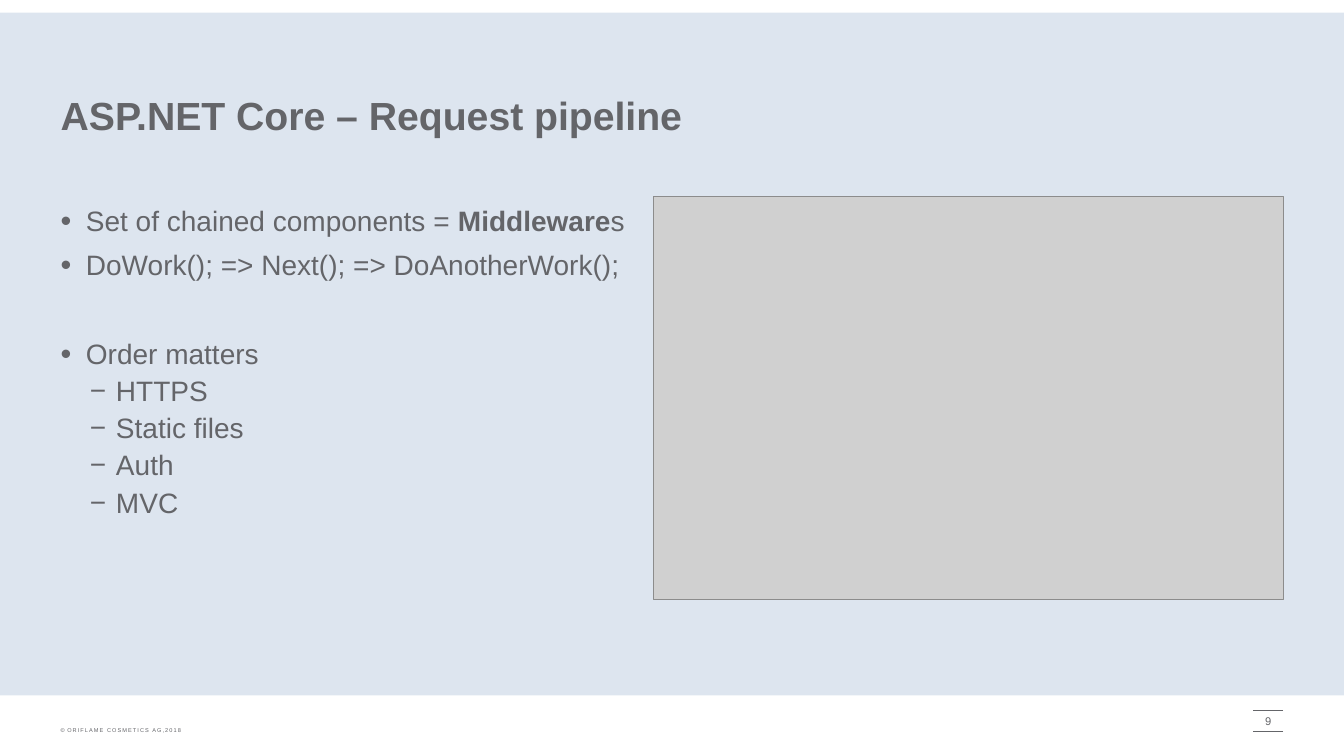
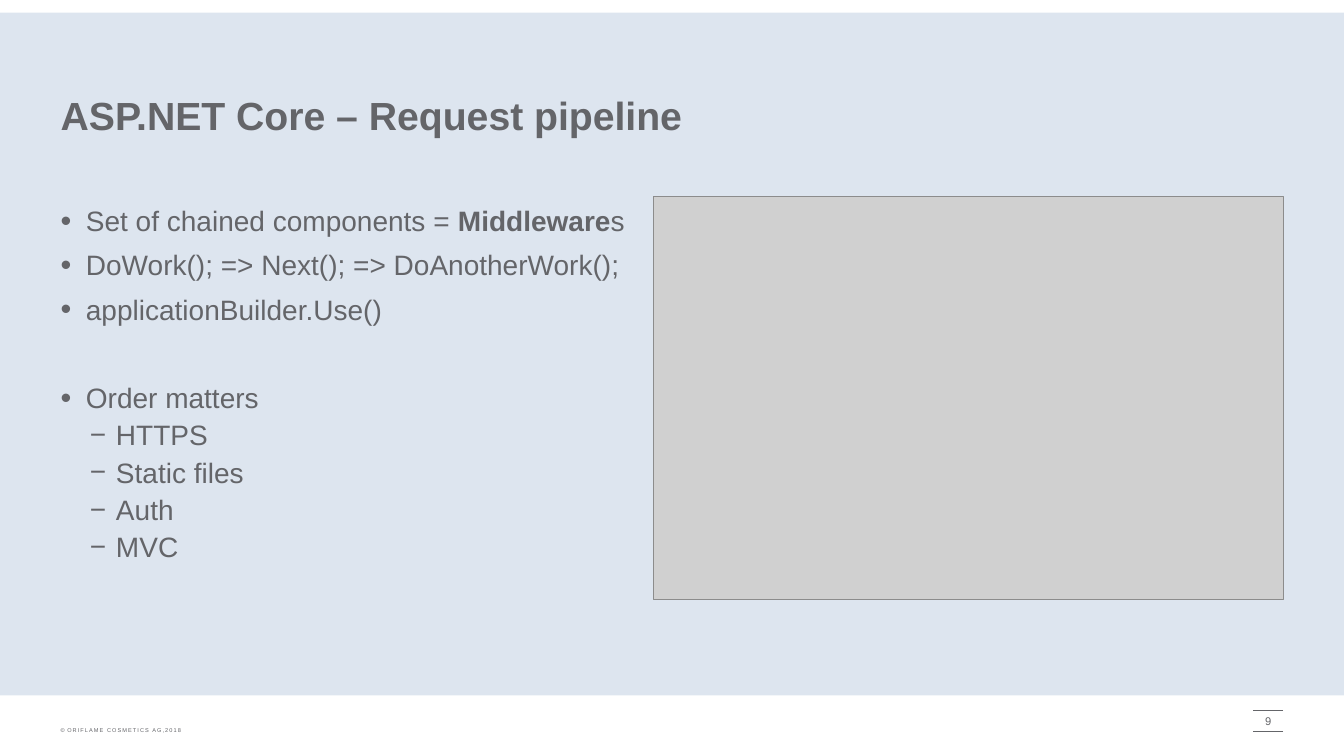
Before and after one commit to onpaj/coreintro, a slide deck: slide 9 of docs/CoreIntro.pptx. Drawn at 1344x756 pixels with LibreOffice and Linux fonts; fonts in the diff are those of the drawing; grey boxes stand for pictures; background and template pictures are left out. Boxes give left, top, right and bottom in pixels: in the first picture for what was removed or moved away, otherwise in the second. Text is boxed around its words. In the diff, an @@ line names an element or a change of style, - is before the commit and + after.

```diff
--- a/docs/CoreIntro.pptx
+++ b/docs/CoreIntro.pptx
@@ text at bbox=[86, 299, 382, 325]: paragraph added @@
+• applicationBuilder.Use()
```
Also in this commit, not shown: 1 other slide changed, 3 other files.
